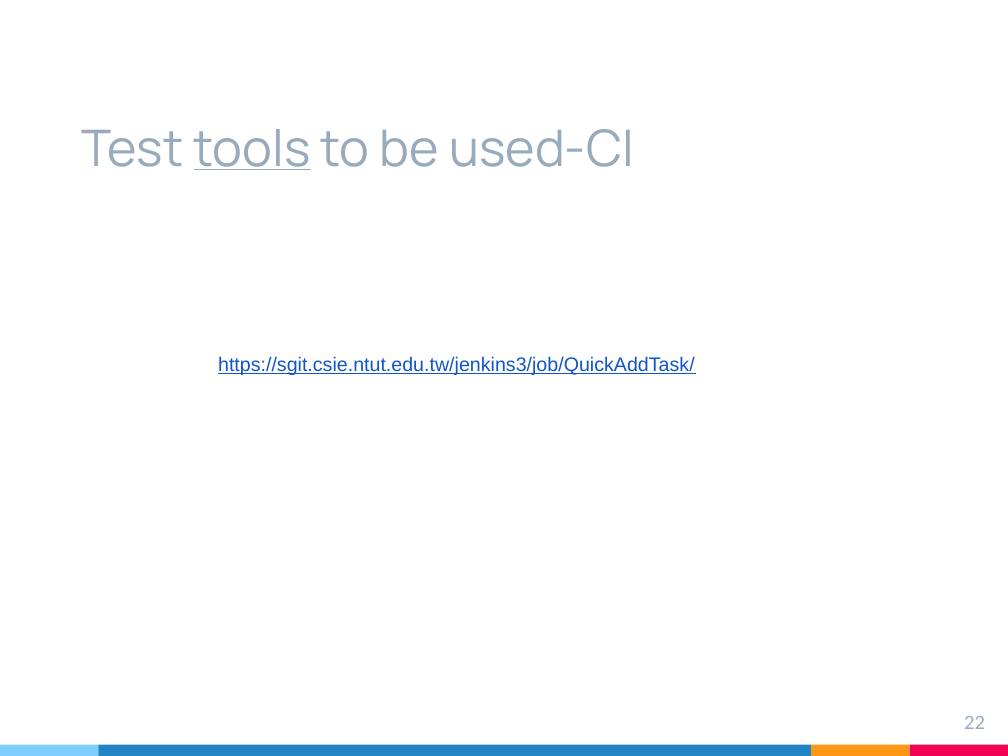
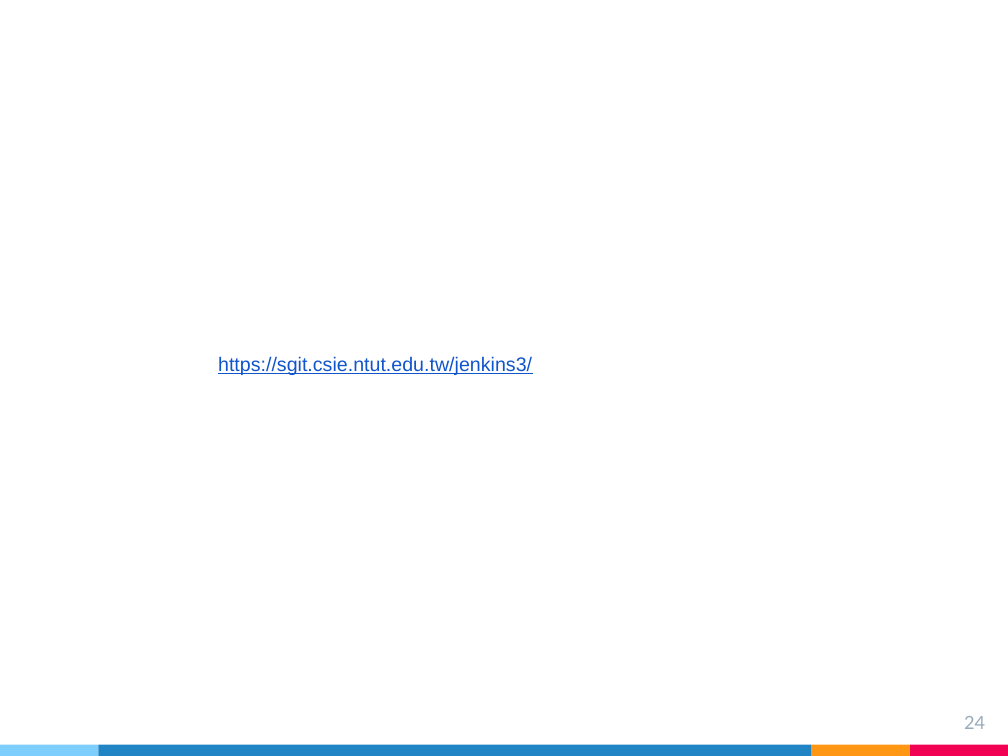
Before and after one commit to likesm0887/STV-Project, a slide deck: slide 24 of Document/軟體測試期末簡報.pptx (slide 22 before the commit). Drawn at 1008x756 pixels with LibreOffice and Linux fonts; fonts in the diff are those of the drawing. Boxes give left, top, right and bottom in pixels: in the first picture for what was removed or moved away, otherwise in the second. Text is boxed around its words. In the diff, an @@ line names an element or a change of style, - is before the commit and + after.

```diff
--- a/Document/軟體測試期末簡報.pptx
+++ b/Document/軟體測試期末簡報.pptx
@@ title removed at (81,129,634,170) @@
-Test tools to be used-CI
@@ text at (218,356,532,375): text changed @@
-https://sgit.csie.ntut.edu.tw/jenkins3/job/QuickAddTask/
+https://sgit.csie.ntut.edu.tw/jenkins3/
@@ page number at (964,716,985,729): text changed @@
-22
+24
```
Also in this commit, not shown: 13 other slides changed, 7 slides added, 4 slides removed, 6 other files.
